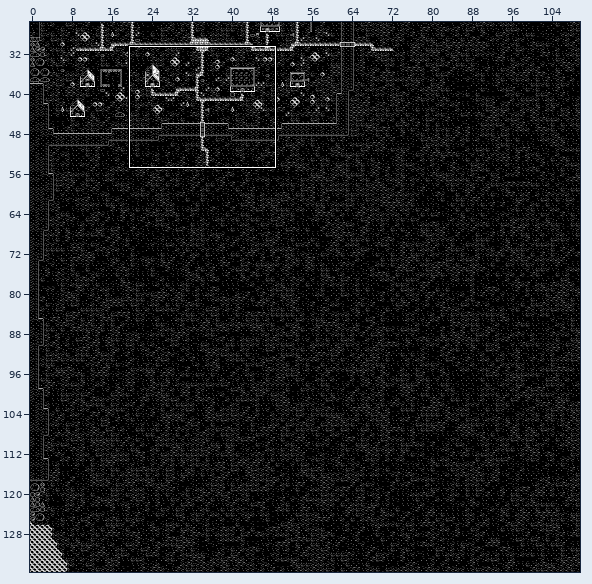
Level history. Tiled map: assets/maps/outdoor.tmx. The first picture is a wide view before the edit; the outline marks the close-up.
Close-up. The starting point:
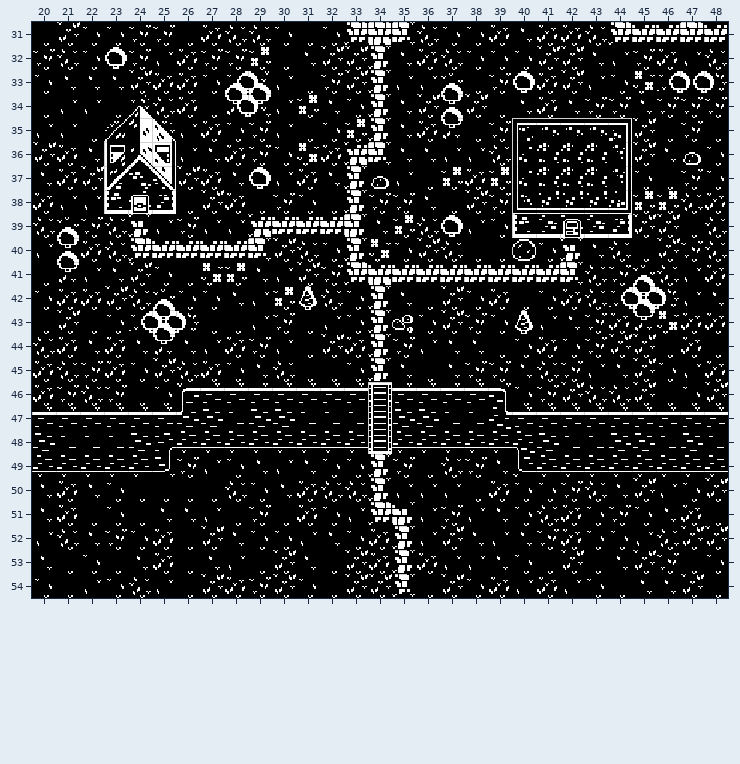
Cells are 16x16 px. Shown: x 20..48, y 31..54. The commit also changed other parts of the map, which this record leaves out.
New version:
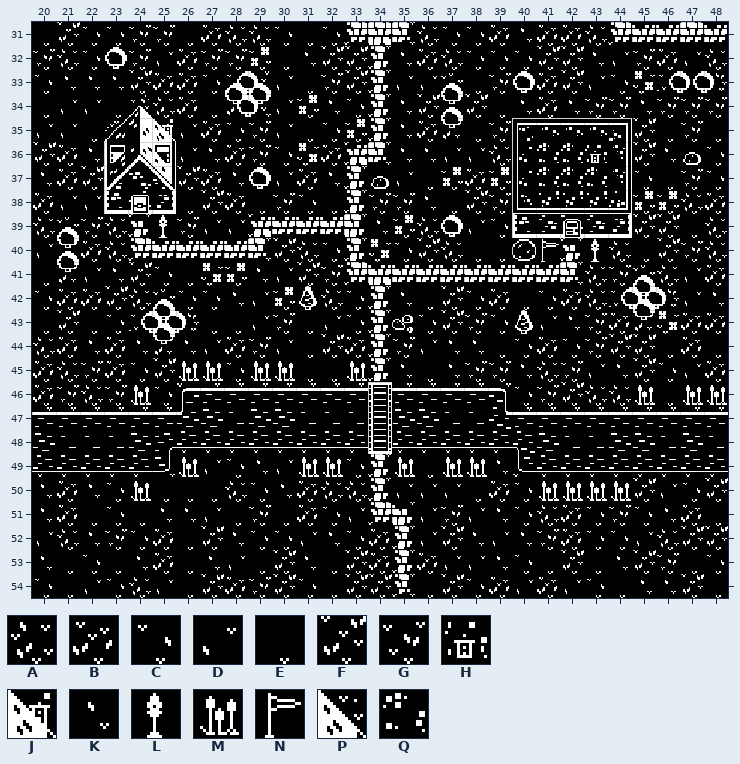
Key: from "world": A 6, B 7, C 8, D 9, E 10, F 22, G 23, H 78, J 79, K 89, L 134, M 142, N 143, P 146, Q 181.
_ is an empty cell, . an unchanged one.
Edits made:
--- layer "Ground"
@@ x 25..43 @@
-35 P..................
-36 ..................Q
+35 J..................
+36 ..................H
@@ x 25..43 @@
-39 D..................
-40 ................C.K
+39 L..................
+40 ................N.L
@@ x 24..48 @@
-45 ..AB.KA..C...............
-46 E....................F.CF
+45 ..MM.MM..M...............
+46 M....................M.MM
@@ x 24..44 @@
-49 ..G....KC..G.AG......
-50 E................CGAK
+49 ..M....MM..M.MM......
+50 M................MMMM
